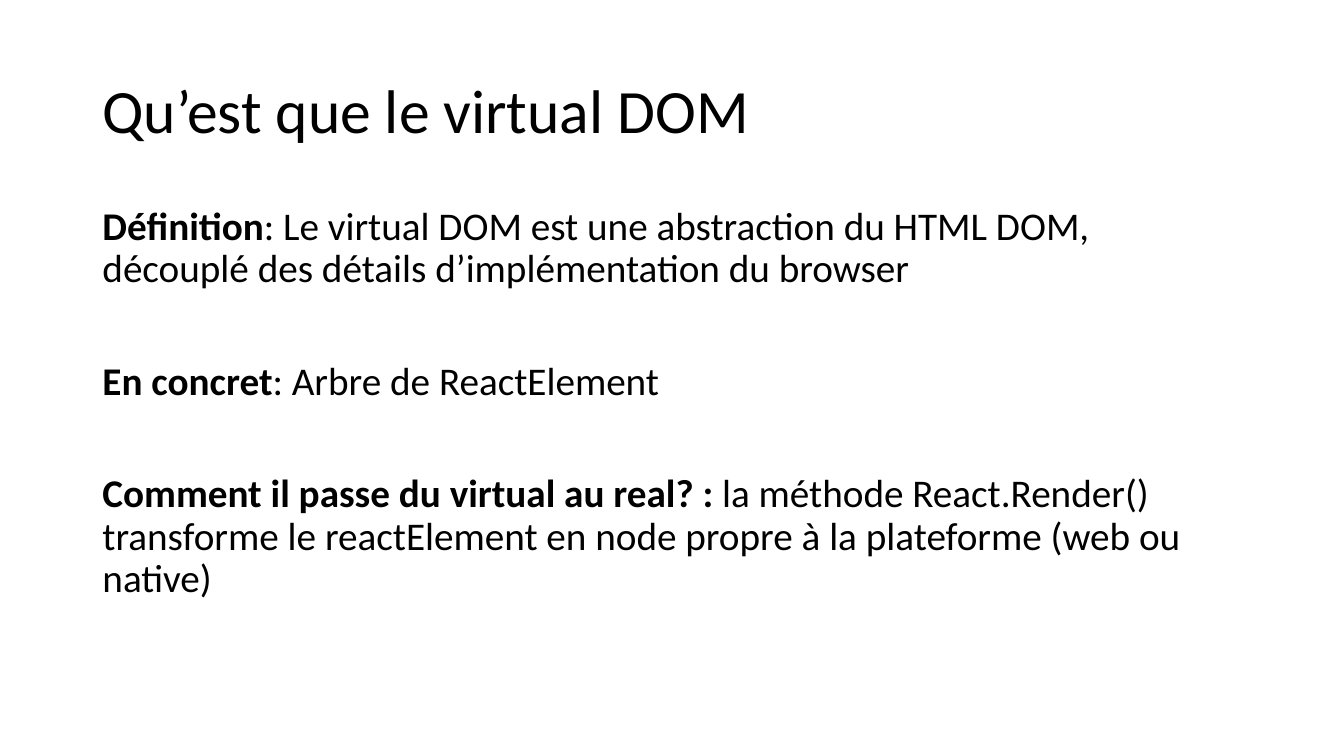
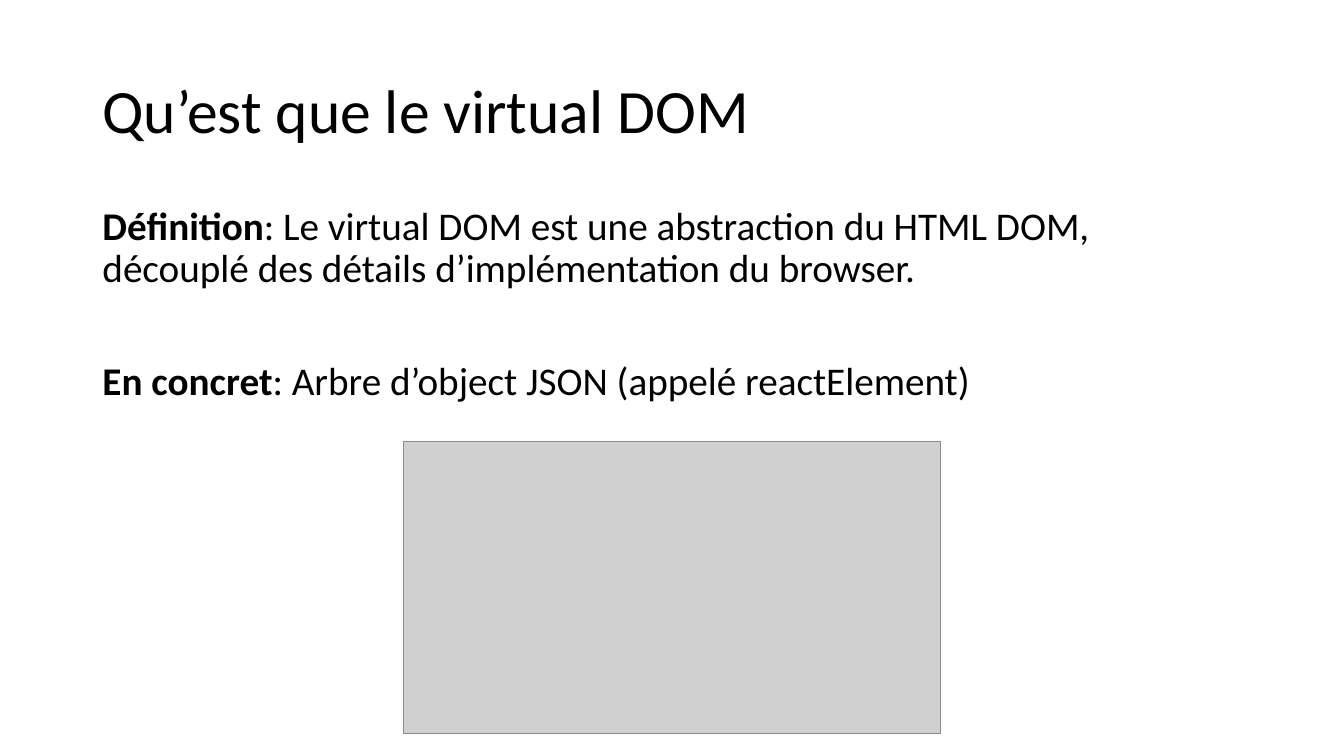
Before and after one commit to samuelgaudreau/formation-front-end-3, a slide deck: slide 10 of part-2/React-Perfo.pptx (slide 15 before the commit). Drawn at 1344x756 pixels with LibreOffice and Linux fonts; fonts in the diff are those of the drawing; grey boxes stand for pictures. Boxes give left, top, right and bottom in pixels: in the first picture for what was removed or moved away, otherwise in the second. Text is boxed around its words. In the diff, an @@ line names an element or a change of style, - is before the commit and + after.

Commit message:
Update du powerpoint React Under the hood

```diff
--- a/part-2/React-Perfo.pptx
+++ b/part-2/React-Perfo.pptx
@@ text at [102,212,1089,402]: text changed @@
-Définition: Le virtual DOM est une abstraction du HTML DOM, découplé des détails d’implémentation du browser
-En concret: Arbre de ReactElement
-Comment il passe du virtual au real? : la méthode React.Render() transforme le reactElement en node propre à la plateforme (web ou native)
+Définition: Le virtual DOM est une abstraction du HTML DOM, découplé des détails d’implémentation du browser.
+En concret: Arbre d’object JSON (appelé reactElement)
@@ picture added at [403,442,941,735] @@
```
Also in this commit, not shown: 13 other slides changed, 4 slides added, 1 slide removed.
